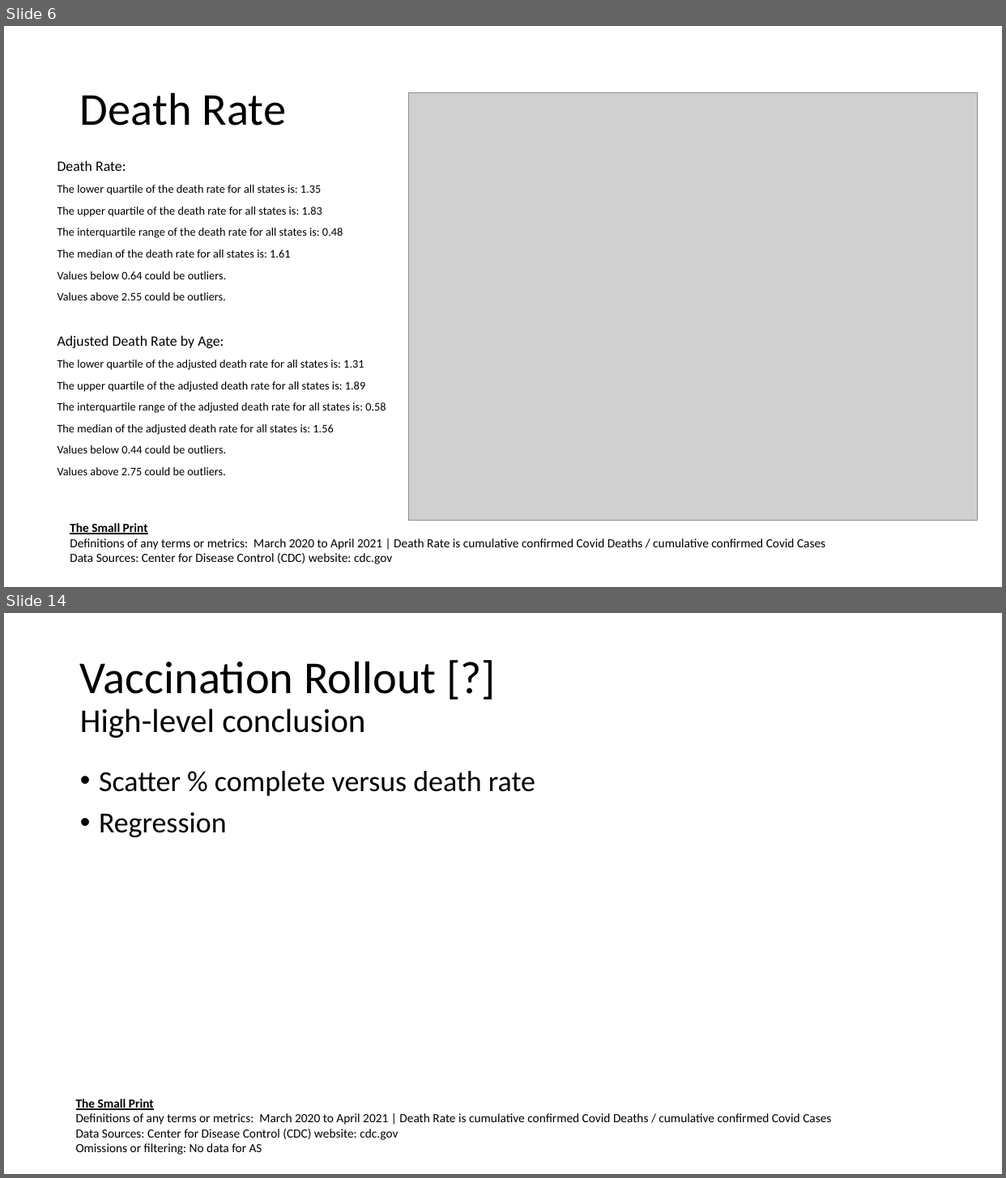
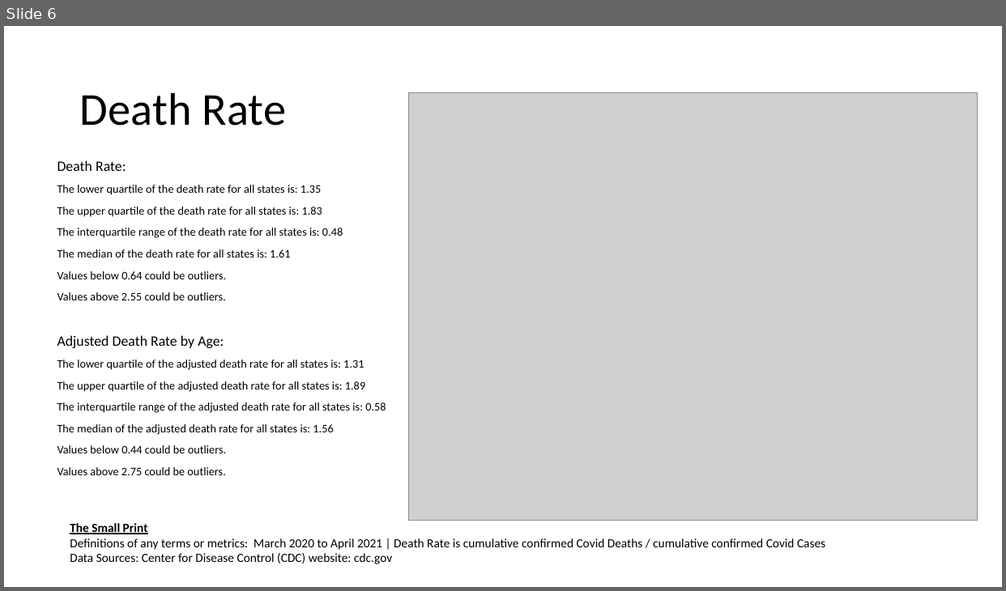
Before and after one commit to jenniecinelli/project_one, a slide deck: Folder0/Presentation.pptx. Shown one above the other, each under a label of ours: slides 6 and 14 before the commit, slide 6 after it; the slides between them are not shown. The pictures are 1006x1178 and 1006x591 pixels, drawn with LibreOffice and Linux fonts; fonts in the diff are those of the drawing; grey boxes stand for pictures. Boxes give left, top, right and bottom in pixels: in the first picture for what was removed or moved away, otherwise in the second. Text is boxed around its words. In the diff, an @@ line names an element or a change of style, - is before the commit and + after.

```diff
--- a/Folder0/Presentation.pptx
+++ b/Folder0/Presentation.pptx
@@ slide 14 removed at [4,613,1002,1174], background #FFFFFF @@
@@ title removed at [80,661,436,738] @@
-Vaccination Rollout [?]
-High-level conclusion
@@ text removed at [99,771,535,837] @@
-• Scatter % complete versus death rate
-• Regression
@@ text removed at [76,1099,831,1155] @@
-The Small Print
-Definitions of any terms or metrics: March 2020 to April 2021 | Death Rate is cumulative confirmed Covid Deaths / cumulative confirmed Covid Cases
-Data Sources: Center for Disease Control (CDC) website: cdc.gov
-Omissions or filtering: No data for AS
```
Also in this commit, not shown: 13 slides changed, 1 other slide removed, 6 other files.
